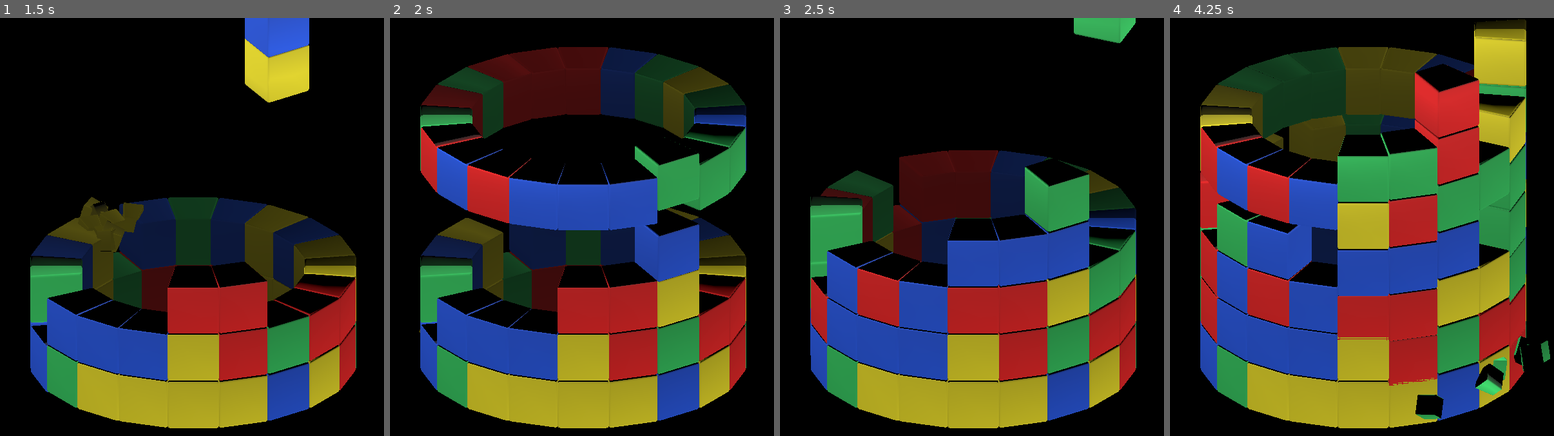
Above: before the commit, frames 1-4 (left to right).
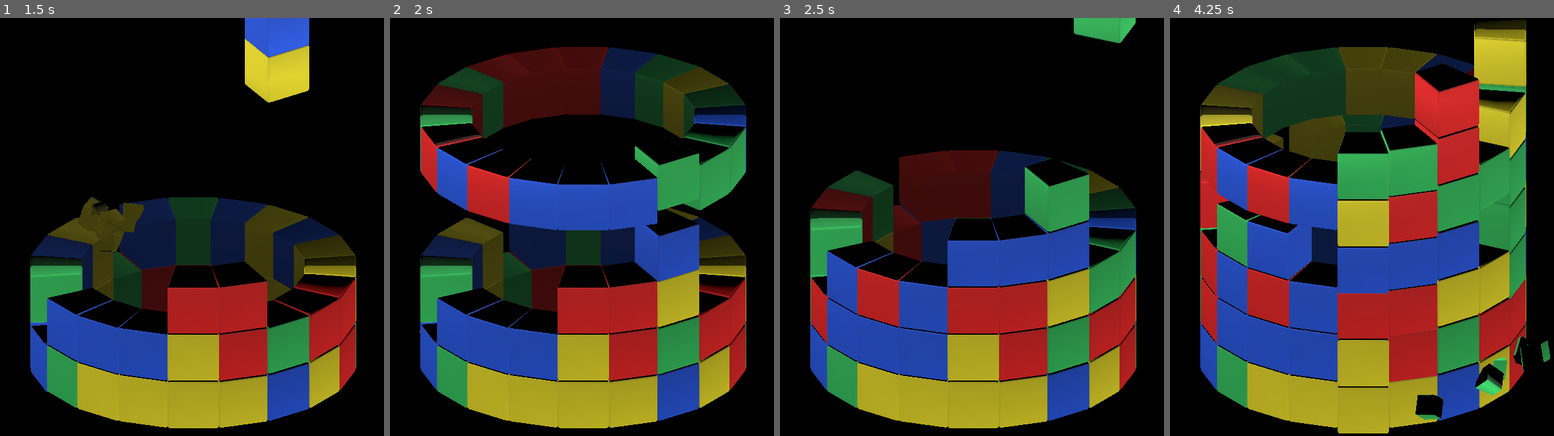
Above: after the commit, the same moments.

Repository: KasaiAi/Rotary
Game: Godot game, scene res://Scenes/level.tscn
Two runs of this game, one before a commit and one after it. Both use one fixed random seed, a clock stepped at 60 frames per second and the inputs below.
Inputs (mouse positions are in pixels of both pictures, inside the frame that each line leads up to):
- Up to frame 1 (1.5 s): move the mouse to (276, 206) at 0.52 s; hold Right (ui_right) 0.53-1.28 s; click (276, 206) at 0.6 s; tap Space (ui_select) at 0.77 s; move the mouse to (115, 247) at 1.27 s; hold Down (ui_down) from 1.28 s (still down); click (115, 247) at 1.35 s
- Up to frame 2 (2 s): keep holding Down (ui_down); tap Space (ui_select) at 1.52 s
- Up to frame 3 (2.5 s): move the mouse to (1010, 135) at 2.02 s; release Down (ui_down) at 2.03 s; hold Right (ui_right) from 2.03 s (still down); right-click (1010, 135) at 2.1 s; click (1010, 135) at 2.3 s
- Up to frame 4 (4.25 s): move the mouse to (1342, 310) at 2.77 s; click (1342, 310) at 2.85 s; tap Space (ui_select) at 3.02, 3.77 s; move the mouse to (1481, 289) at 3.52 s; release Right (ui_right) at 3.53 s; hold Left (ui_left) from 3.53 s (still down); click (1481, 289) at 3.6 s

Frame 1 is identical in both runs. In frame 2, less than 0.1% of the frame differs, in the area x 69-81%, y 60-86%; in frame 3, 0.9%; in frame 4, 2.9%, in the area x 9-99%, y 0-100%.

Commit message:
Fixed startup function, made breaking particles spawn as child of world

Diff:
--- a/Objects/ring.tscn
+++ b/Objects/ring.tscn
@@ -23,6 +23,7 @@
 
 [node name="CollisionShape3D" type="CollisionShape3D" parent="."]
 shape = SubResource("CylinderShape3D_5f8wq")
+disabled = true
 
 [node name="dragger" parent="." instance=ExtResource("2_13h7d")]
 process_mode = 4
--- a/Scenes/level.tscn
+++ b/Scenes/level.tscn
@@ -13,7 +13,6 @@
 
 [node name="World" type="Node3D"]
 script = ExtResource("2")
-initialSpawn = 20
 
 [node name="ref cylinder" parent="." instance=ExtResource("1")]
 transform = Transform3D(1, 0, 0, 0, 1, 0, 0, 0, 1, 0, -7, 0)
--- a/Scripts/cell.gd
+++ b/Scripts/cell.gd
@@ -27,16 +27,10 @@
 #	spawn 4 minicubes, not as children (particles?)
 	for i in 8:
 		var cellBit = smolCell.instantiate()
-		cellBit.transform = transform
+		cellBit.transform = global_transform
 		cellBit.translate_object_local(Vector3(randi_range(-1, 1),1,randi_range(-1, 1)))
 		cellBit.get_node("Mesh").get_surface_override_material(0).albedo_color = $Mesh.get_surface_override_material(0).albedo_color
-		add_sibling(cellBit)
+		get_tree().root.get_child(0).add_child(cellBit)
 	queue_free()
 
 #func _process(delta):
-
-#	if Input.is_action_just_pressed("ui_left"):
-#		reparent(get_parent().get_parent().get_node("Ring"))
-#	if Input.is_action_just_pressed("ui_right"):
-#		reparent(get_parent().get_parent().get_node("Ring2"))
-#	print(get_parent())
--- a/Scripts/level_control.gd
+++ b/Scripts/level_control.gd
@@ -2,7 +2,6 @@
 
 @export var maxRings = 8
 @export var ringSize = 20
-@export var initialSpawn = 100
 var grid:Array
 
 var raycastTarget
@@ -16,11 +15,12 @@
 
 func _ready():
 	randomize()
-	grid = make_2d_array()
+	grid = create_array()
+	print(grid)
 
-	$SpawnTimer.start(0.03)
+	startup(20)
 
-func make_2d_array():
+func create_array():
 	var array = []
 	for i in ringSize:
 		array.append([])
@@ -28,27 +28,35 @@
 			array[i].append(null)
 	return array
 
-func startup():
+func startup(initialSpawn):#initialSpawn
 	if initialSpawn > 0:
+		$SpawnTimer.start(0.03)
+		await $SpawnTimer.timeout
 		initialSpawn -= 1
-		$SpawnTimer.start(.03)
+		startup(initialSpawn)
 	if initialSpawn <= 0:
 		$SpawnTimer.start(.7)
 		$SpawnTimer.stop()
 
 func _on_SpawnTimer_timeout():
+#	await get_tree().create_timer(1).timeout
 	spawn_cell()
 	move_spawn_point()
-	startup() #Ineficiente, queria fazer o spawn inicial de X peças e depois esquecer essa função
 #	gameover()
 
-func spawn_cell():
+func spawn_cell():#amount
+#	for i in amount:
 	var newCell = cell.instantiate()
-	newCell.transform = $Spawner.transform
+	newCell.transform = $Spawner.global_transform
 	newCell.translate_object_local(Vector3(0,0,5.25))
 
 	add_child(newCell)
-#	append cell to array
+
+#	for i in ringSize:
+#		for j in maxRings:
+#			if grid[i, j] == null:
+#				print(Vector2(i, j))
+#	upon landing, append cell to array
 #	set cell as child of a ring by level -> match position.y < X > position.y: remove_child(), add_child()
 #	set collision_mask to array.j
 
@@ -138,7 +146,8 @@
 #Girar cilindro com o mouse					OK!
 #Iluminar objetos com hover					OK!
 #Apagar objetos sem hover					OK!
-#Remover cubinhos da árvore na criação
+#Criar cubinhos como filhos do mundo		OK!
+#Fazer a função startup funcionar como eu quero	OK!
 
 #Adicionar peças criadas num array
 #Tornar peça filha do anel onde aterrissar
